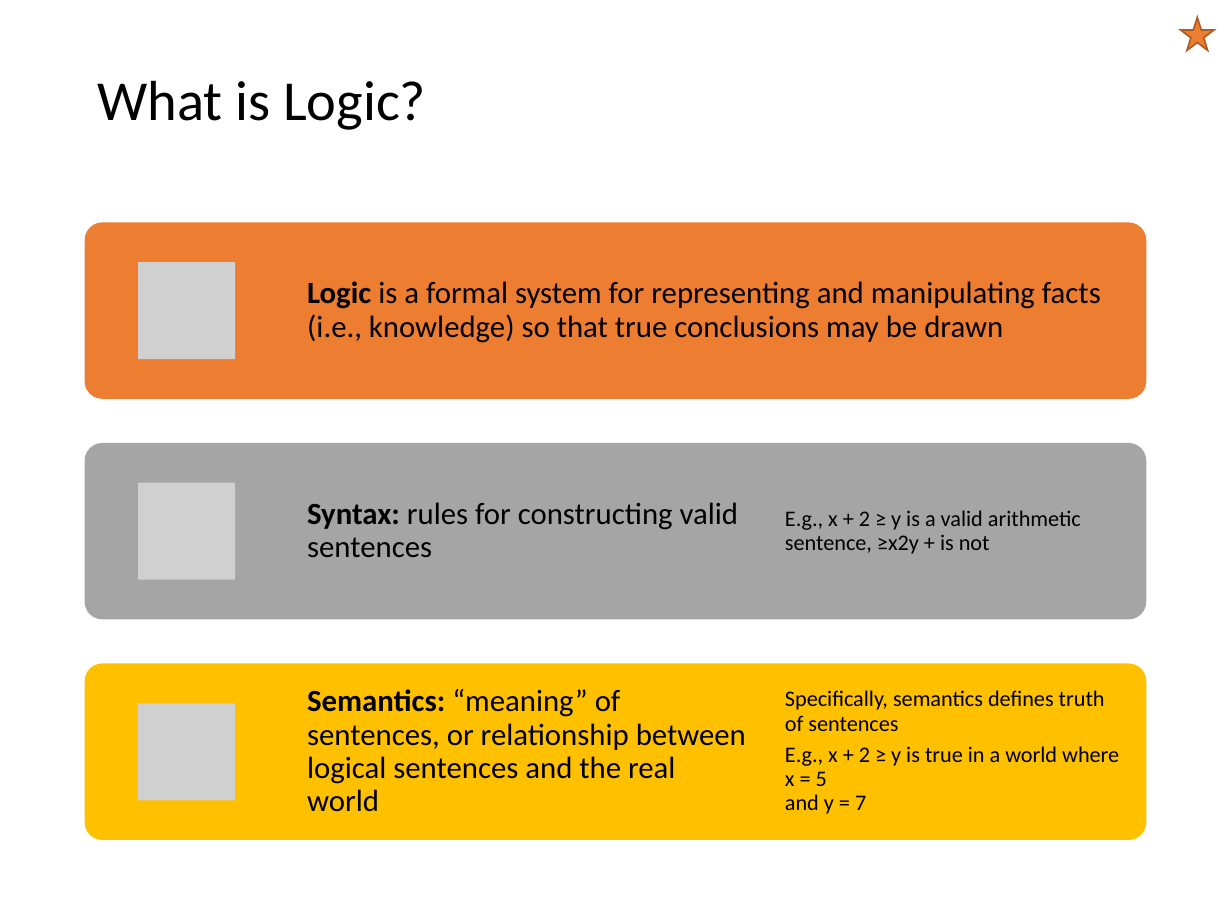
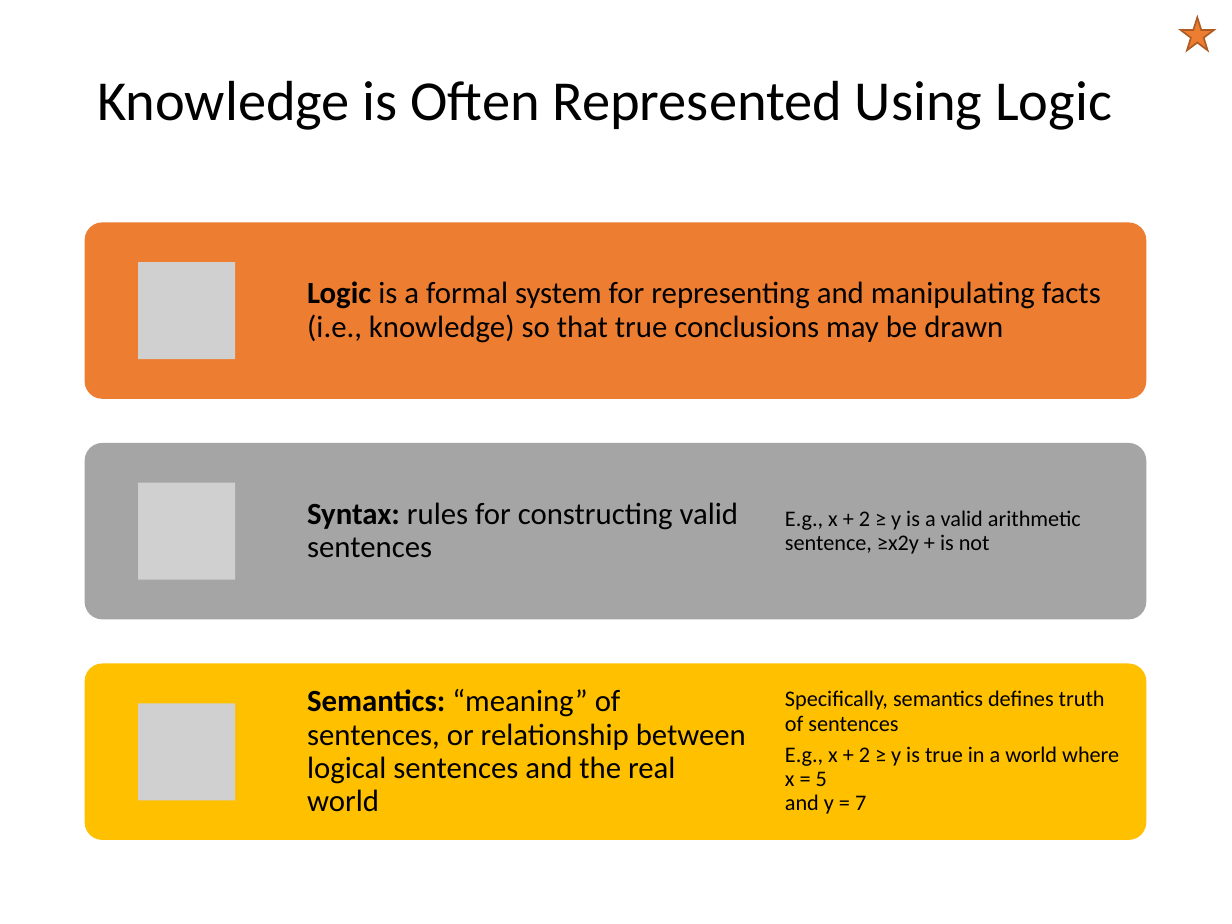
Before and after one commit to mhahsler/CS7320-AI, a slide deck: slide 7 of slides/07_logic.pptx (slide 2 before the commit). Drawn at 1232x924 pixels with LibreOffice and Linux fonts; fonts in the diff are those of the drawing; grey boxes stand for pictures. Boxes give left, top, right and bottom in pixels: in the first picture for what was removed or moved away, otherwise in the second. Text is boxed around its words. In the diff, an @@ line names an element or a change of style, - is before the commit and + after.

```diff
--- a/slides/07_logic.pptx
+++ b/slides/07_logic.pptx
@@ title at bbox=[97, 80, 1112, 130]: text changed @@
-What is Logic?
+Knowledge is Often Represented Using Logic
```
Also in this commit, not shown: 7 other slides changed, 6 slides added, 3 slides removed, 1 other file.
